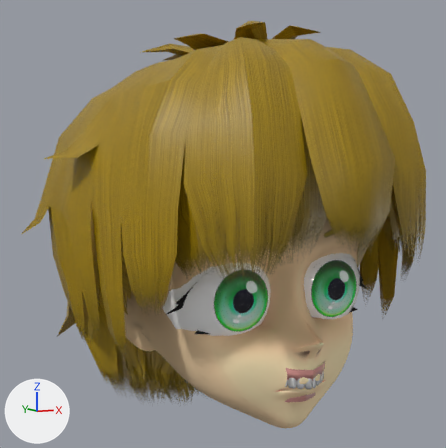
The Blender file head_Boy/head_Boy.blend as it was, and as the next commit left it.
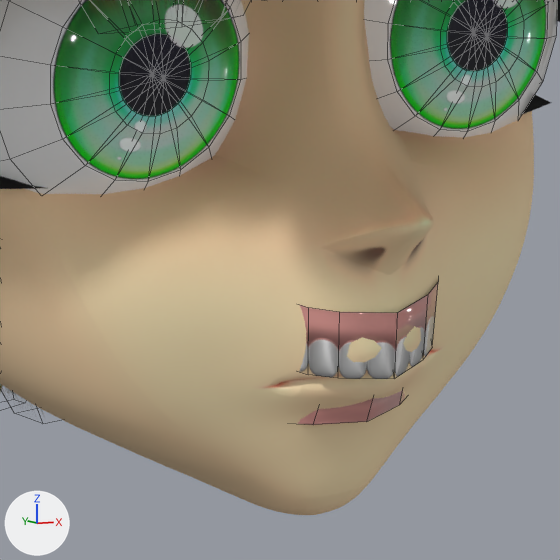
Each version is shown whole from a 50 mm lens placed at (-0.334, -0.584, 0.205), pointed at (-0.008, 0.002, 0.134), then close up on the part from 45% to 81% of the width and 62% to 99% of the height. The lights are fixed; the arrows at lower left show +X, +Y and +Z. The close-ups show mesh edges as thin lines.

In view in the first close-up: 'eyeball.L', 'eyeball.R', 'head.boy', 'teeth.boy'.
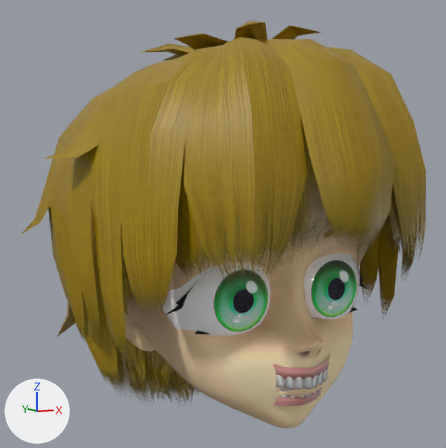
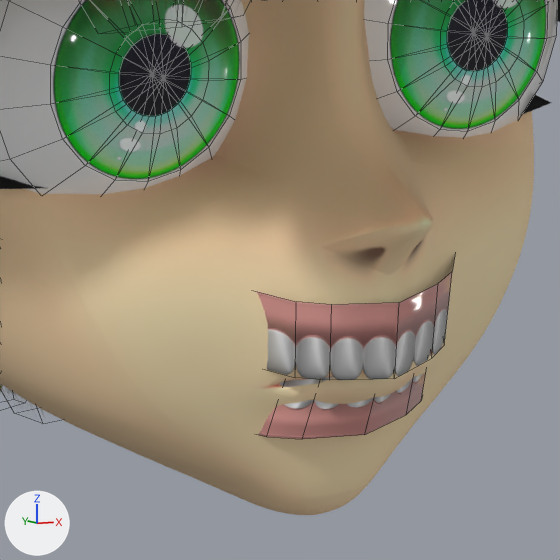
Commit message: enlarged teeth

Edits to the scene script, one JSON object a line:
```json
{"block": "me_teeth_boy", "where": "# used by ob_teeth_boy; location = (0.0, 0.0, 0.0); rotation_euler = (1.571, 0.0, 0.0), in degrees (90, 0, 0)"}
{"op": "remove", "block": "me_teeth_boy", "code": "me_teeth_boy.from_pydata(...)  # 30 vertices, 16 faces; spans x -0.0449..0.0, y -0.0182..0.0283, z 0.082..0.1513"}
{"op": "add", "block": "me_teeth_boy", "code": "me_teeth_boy.from_pydata(...)  # 30 vertices, 16 faces; spans x -0.0539..0.0, y -0.0221..0.0283, z 0.0821..0.1519"}
{"block": "me_teeth_boy", "change": "me_teeth_boy part 1: 28 of 30 vertices moved; they spanned x -0.0449..0.0, y -0.0182..0.0283, z 0.082..0.1513 and now span x -0.0539..0.0, y -0.0221..0.0283, z 0.0821..0.1519; mean shift (-0.0046, -0.0002, -0.0001); largest move (-0.0449, -0.0092, 0.0825) -> (-0.0539, -0.0092, 0.0825)"}
```

Location of each change, [x1, y1, x2, y2] in pixels of the close-ups (560 x 560 px):
```json
{"object": "teeth.boy", "change": "reshaped", "before": [298, 283, 438, 425], "after": [256, 258, 455, 439]}
```
